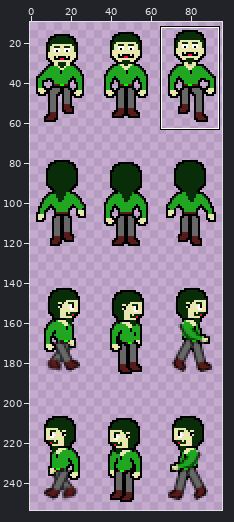
A sprite sheet gets an edit: assets/sprites/player.png. The picture above shows the old version from afar; the outline marks the close-up.
Close-up. First the earlier version:
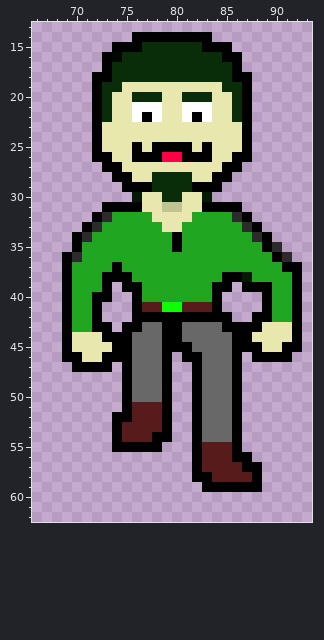
The file is 96x320 pixels. Pixels under 10% opacity are left out. Colours within 5 levels of each other are drawn and written as one. Shown: x 66..93, y 13..62. The wide view leaves out empty margins. The commit also changed other parts of the picture, which this record leaves out.
New version:
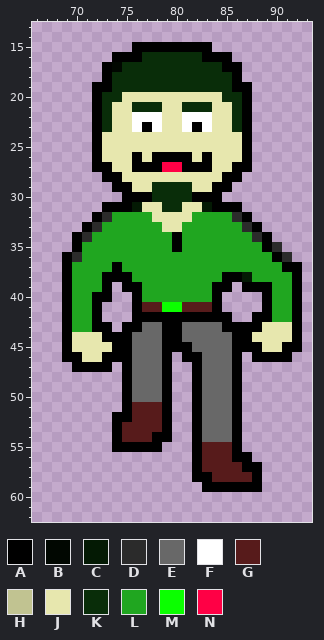
Palette (. is transparent): A #000000  B #010701  C #041a04  D #2b2b2b  E #686868  F #ffffff  G #571b1b  H #c1c391  J #e7e7ae  K #092d09  L #20a620  M #0bff00  N #ff0045
Diff:
{"y":14,"x":76,"old":"AAAAAAAA","new":"........"}
{"y":15,"x":74,"old":"AA","new":".."}
{"y":15,"x":77,"old":"KKKKKK","new":"AAAAAA"}
{"y":15,"x":84,"old":"AA","new":".."}
{"y":16,"x":73,"old":"ABKK","new":".AAA"}
{"y":16,"x":83,"old":"KK","new":"AA"}
{"y":16,"x":86,"old":"A","new":"."}
{"y":17,"x":74,"old":"K","new":"B"}
{"y":17,"x":85,"old":"K","new":"A"}
{"y":18,"x":72,"old":"A","new":"."}
{"y":18,"x":87,"old":"A","new":"."}
{"y":19,"x":73,"old":"K","new":"A"}
{"y":19,"x":75,"old":"JJJJJJJJJJ","new":"KKKKKKKKKK"}
{"y":19,"x":86,"old":"K","new":"A"}
{"y":20,"x":74,"old":"J","new":"K"}
{"y":20,"x":76,"old":"KKK","new":"JJJ"}
{"y":20,"x":81,"old":"KKK","new":"JJJ"}
{"y":20,"x":85,"old":"J","new":"K"}
{"y":21,"x":76,"old":"FFF","new":"KKK"}
{"y":21,"x":81,"old":"FFF","new":"KKK"}
{"y":22,"x":77,"old":"A","new":"F"}
{"y":22,"x":82,"old":"A","new":"F"}
{"y":23,"x":73,"old":"J","new":"K"}
{"y":23,"x":76,"old":"JJJ","new":"FAF"}
{"y":23,"x":81,"old":"JJJ","new":"FAF"}
{"y":23,"x":86,"old":"J","new":"K"}
{"y":25,"x":76,"old":"A","new":"J"}
{"y":25,"x":78,"old":"AAAA","new":"JJJJ"}
{"y":25,"x":83,"old":"A","new":"J"}
{"y":26,"x":73,"old":"A","new":"J"}
{"y":26,"x":77,"old":"A","new":"J"}
{"y":26,"x":79,"old":"NN","new":"AA"}
{"y":26,"x":82,"old":"A","new":"J"}
{"y":26,"x":86,"old":"A","new":"J"}
{"y":27,"x":72,"old":".","new":"A"}
{"y":27,"x":74,"old":"A","new":"J"}
{"y":27,"x":76,"old":"JJJJJJJJ","new":"AAANNAAA"}
{"y":27,"x":85,"old":"A","new":"J"}
{"y":27,"x":87,"old":".","new":"A"}
{"y":28,"x":73,"old":".","new":"A"}
{"y":28,"x":75,"old":"A","new":"J"}
{"y":28,"x":78,"old":"KKKK","new":"JJJJ"}
{"y":28,"x":84,"old":"A","new":"J"}
{"y":28,"x":86,"old":".","new":"A"}
{"y":29,"x":74,"old":".","new":"A"}
{"y":29,"x":76,"old":"AA","new":"JJ"}
{"y":29,"x":82,"old":"AA","new":"JJ"}
{"y":29,"x":85,"old":".","new":"A"}
{"y":30,"x":75,"old":".CJJ","new":"AAAK"}
{"y":30,"x":81,"old":"JJC.","new":"KAAA"}
{"y":31,"x":76,"old":"A","new":"C"}
{"y":31,"x":79,"old":"HH","new":"KK"}
{"y":31,"x":83,"old":"A","new":"C"}
{"label":"changed","picture_box":[92,32,252,212]}
